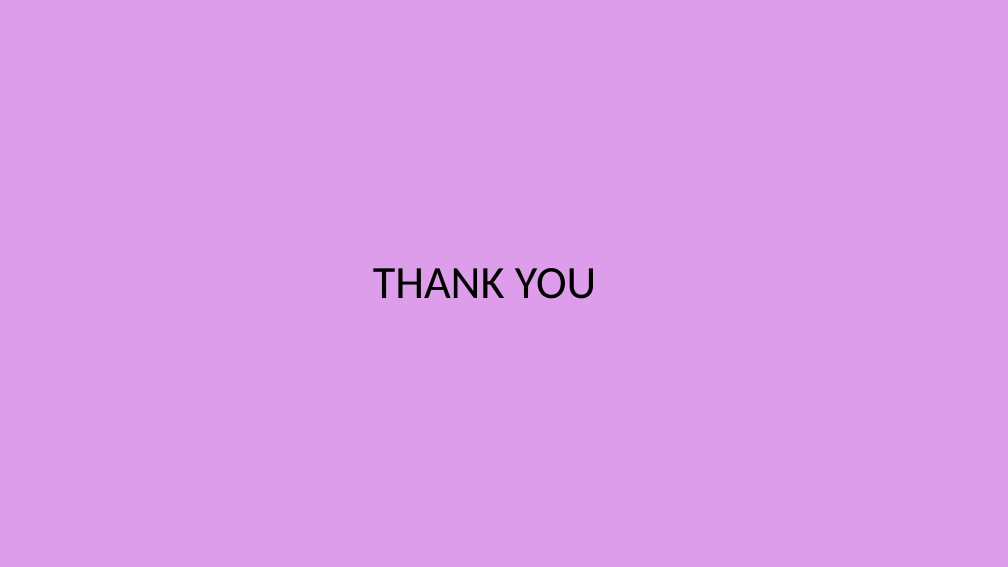
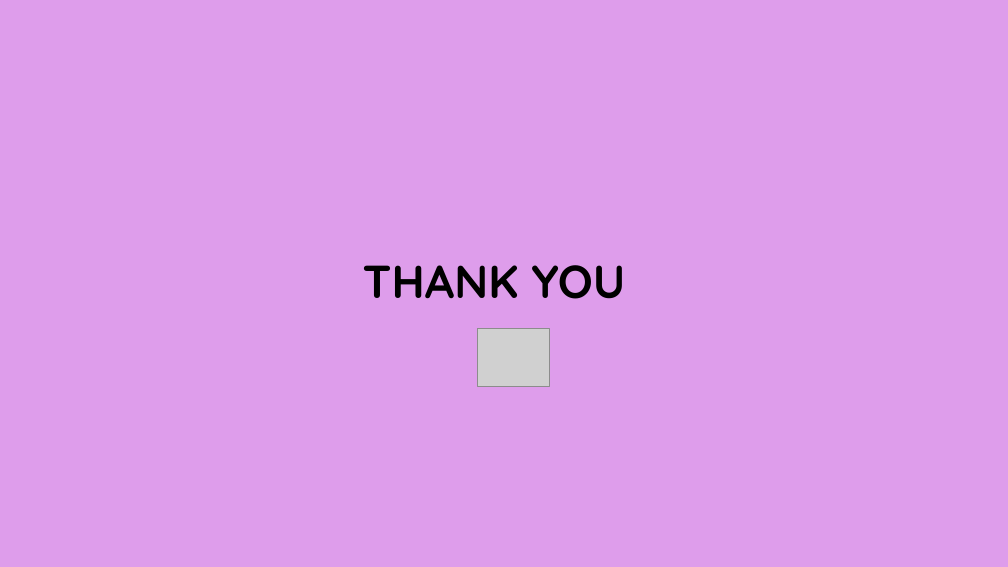
Before and after one commit to Shelby219/Taskio_gamified_task_app, a slide deck: slide 7 of docs/Presentation1.pptx (slide 8 before the commit). Drawn at 1008x567 pixels with LibreOffice and Linux fonts; fonts in the diff are those of the drawing; grey boxes stand for pictures. Boxes give left, top, right and bottom in pixels: in the first picture for what was removed or moved away, otherwise in the second. Text is boxed around its words. In the diff, an @@ line names an element or a change of style, - is before the commit and + after.

```diff
--- a/docs/Presentation1.pptx
+++ b/docs/Presentation1.pptx
@@ title "THANK YOU": place and size @@
-title "THANK YOU" at box(373, 268, 596, 299)
+title "THANK YOU" at box(363, 265, 625, 299)
@@ title "THANK YOU" at box(363, 265, 625, 299): font Calibri to Quicksand, bold on @@
@@ picture added at box(478, 328, 550, 387) @@
```
Also in this commit, not shown: 6 other slides changed, 1 slide removed, 3 other files.
